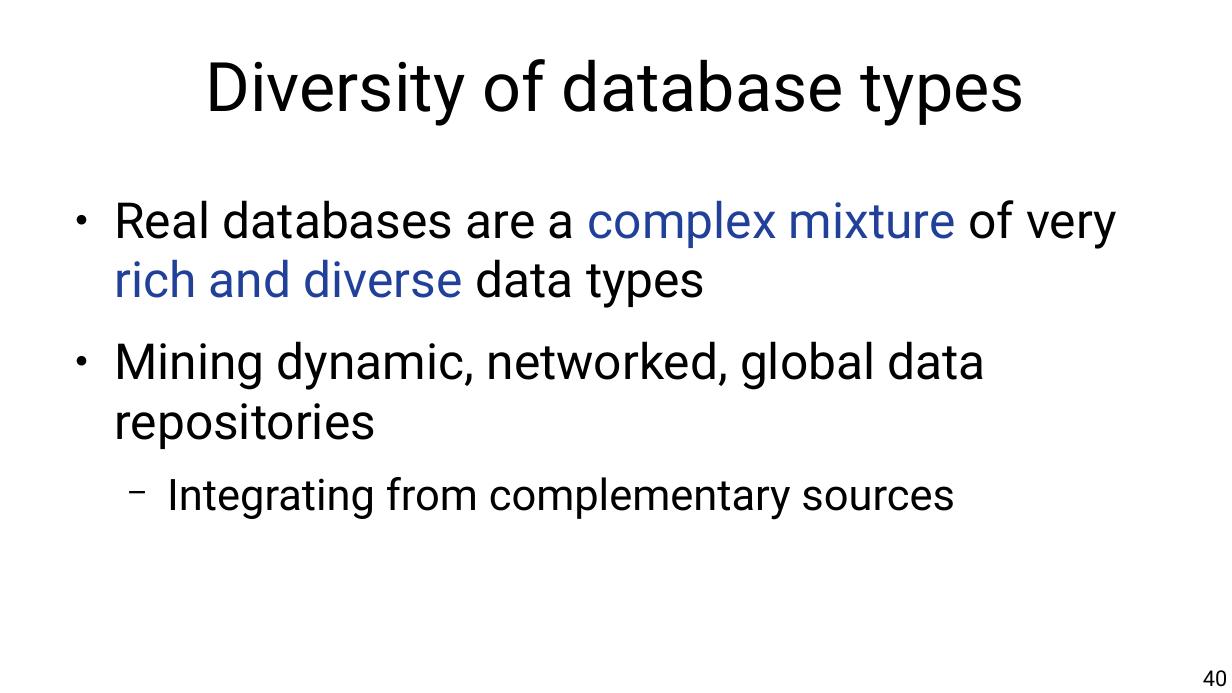
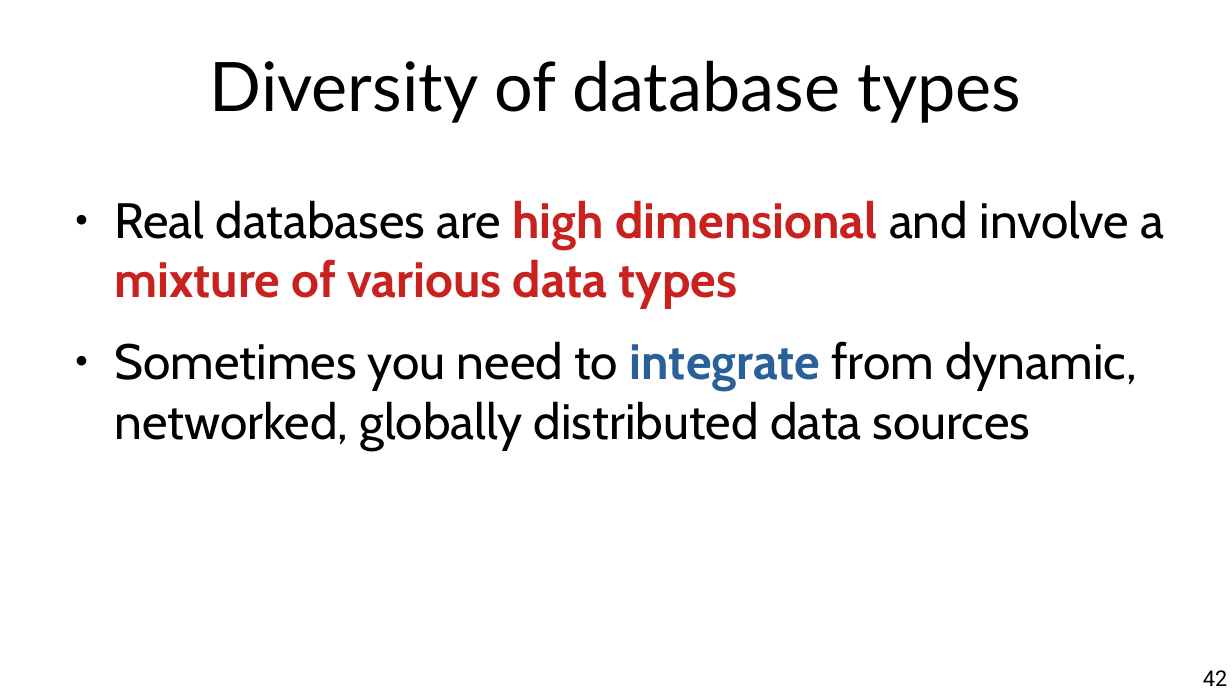
Before and after one commit to chatox/data-mining-course, a slide deck: slide 42 of theory/odp/tt02_data_methods_scenarios.odp (slide 40 before the commit). Drawn at 1232x693 pixels with LibreOffice and Linux fonts; fonts in the diff are those of the drawing. Boxes give left, top, right and bottom in pixels: in the first picture for what was removed or moved away, otherwise in the second. Text is boxed around its words. In the diff, an @@ line names an element or a change of style, - is before the commit and + after.

```diff
--- a/theory/odp/tt02_data_methods_scenarios.odp
+++ b/theory/odp/tt02_data_methods_scenarios.odp
@@ title "Diversity of database types" at (210,60,1021,123): font Roboto to Lato @@
@@ text at (114,200,1165,449): text changed; font Roboto to Cabin @@
-● Real databases are a complex mixture of very rich and diverse data types
-● Mining dynamic, networked, global data repositories
-  − Integrating from complementary sources
+● Real databases are high dimensional and involve a mixture of various data types
+● Sometimes you need to integrate from dynamic, networked, globally distributed data sources
@@ page number at (1203,670,1227,686): text changed @@
-40
+42
```
Also in this commit, not shown: 40 other slides changed, 5 slides added, 3 slides removed, 5 other files.
